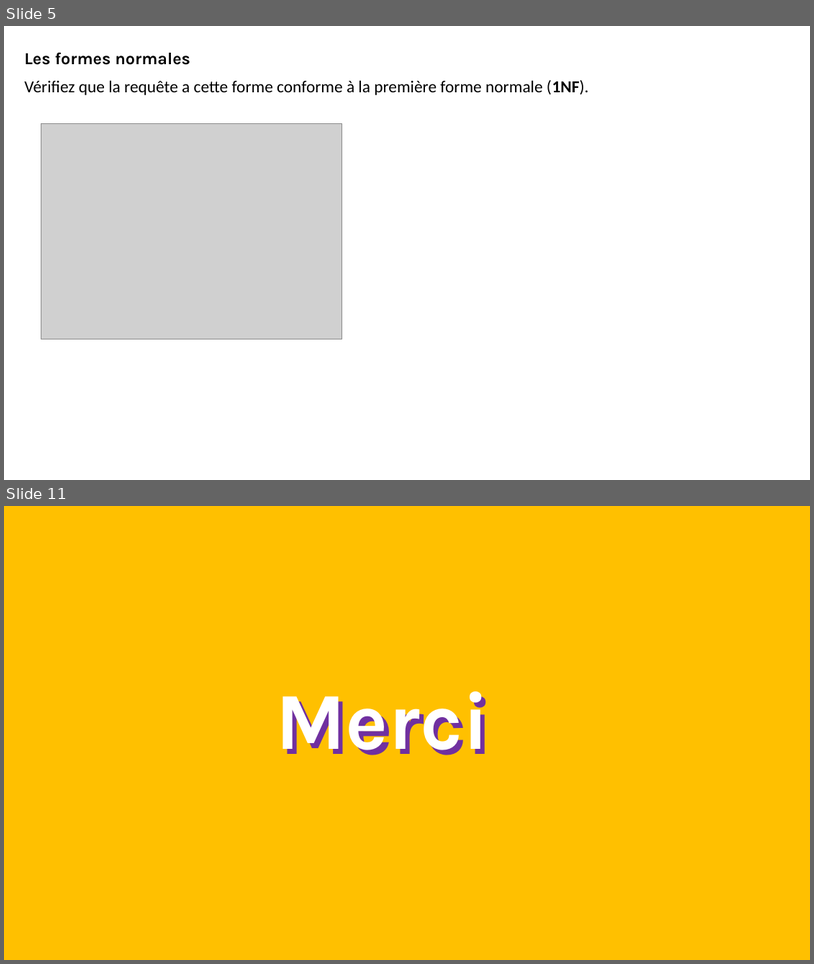
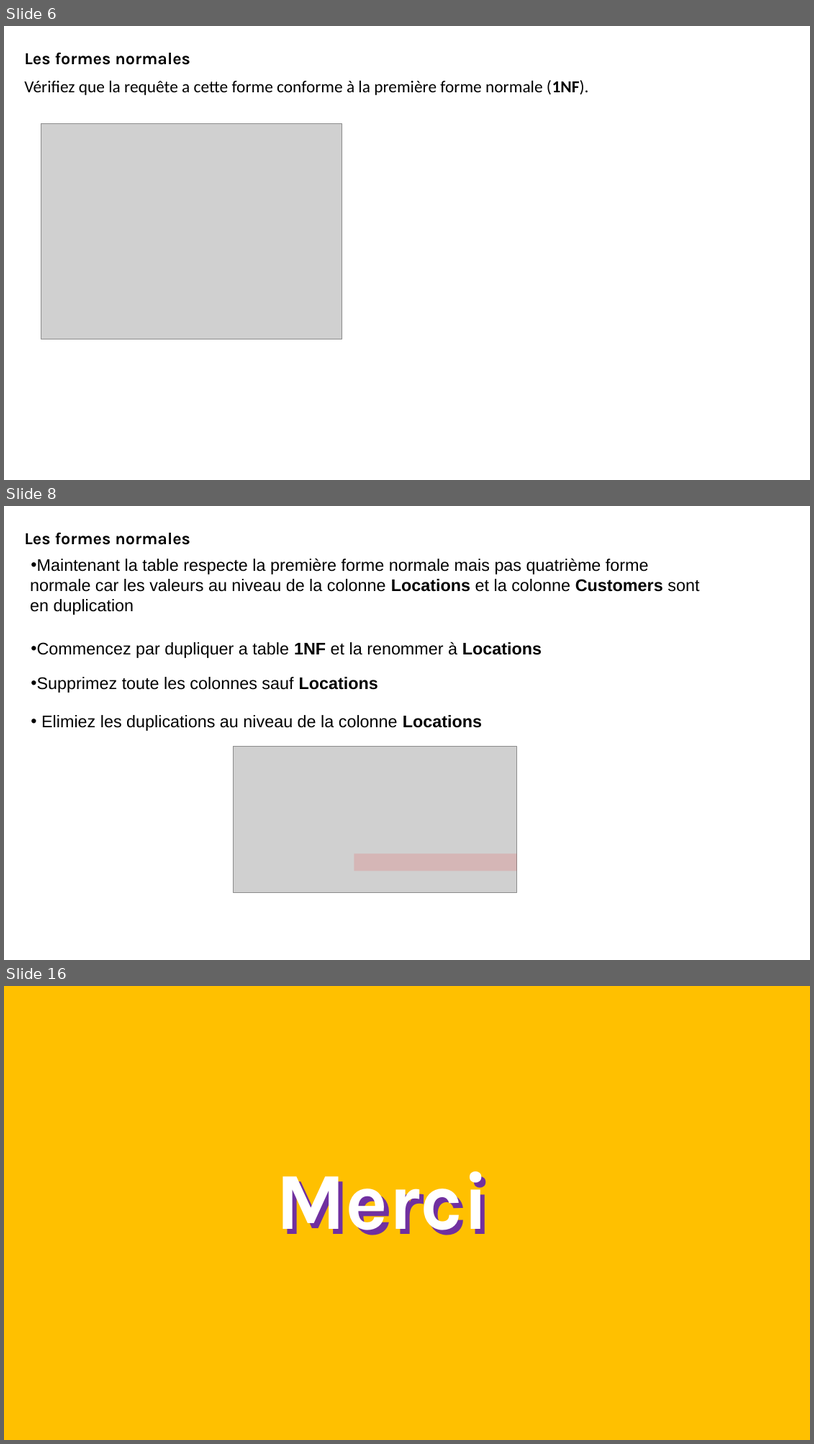
Before and after one commit to bejaouibechir/PowerBI, a slide deck: Français/2.Preparing data/6.Normal forms.pptx. Shown one above the other, each under a label of ours: slides 5 and 11 before the commit, slides 6, 8 and 16 after it; the slides between them are not shown. The pictures are 814x964 and 814x1444 pixels, drawn with LibreOffice and Linux fonts; fonts in the diff are those of the drawing; grey boxes stand for pictures. Boxes give left, top, right and bottom in pixels: in the first picture for what was removed or moved away, otherwise in the second. Text is boxed around its words. In the diff, an @@ line names an element or a change of style, - is before the commit and + after.

```diff
--- a/Français/2.Preparing data/6.Normal forms.pptx
+++ b/Français/2.Preparing data/6.Normal forms.pptx
@@ slide 8 added at (4, 506, 810, 960), background #FFFFFF @@
@@ text added at (24, 533, 190, 545), 20 pt, text #000000, bold @@
+Les formes normales
@@ text added at (30, 558, 700, 615), 20 pt, text #000000 @@
+• Maintenant la table respecte la première forme normale mais pas quatrième forme normale car les valeurs au niveau de la colonne Locations et la colonne Customers sont en duplication
@@ text added at (31, 641, 542, 658), 20 pt, text #000000 @@
+• Commencez par dupliquer a table 1NF et la renommer à Locations
@@ text added at (31, 677, 378, 692), 20 pt, text #000000 @@
+• Supprimez toute les colonnes sauf Locations
@@ text added at (41, 715, 482, 731), 20 pt, text #000000 @@
+• Elimiez les duplications au niveau de la colonne Locations
@@ picture added at (233, 746, 517, 892) @@
@@ rectangle added at (354, 853, 517, 870), fill #FF0000 at 12% opacity @@
@@ what was slide 5 is now slide 6 @@
@@ what was slide 11 is now slide 16 @@
```
Also in this commit, not shown: 6 slides changed, 5 other slides added, 1 slide removed, 39 other files.
